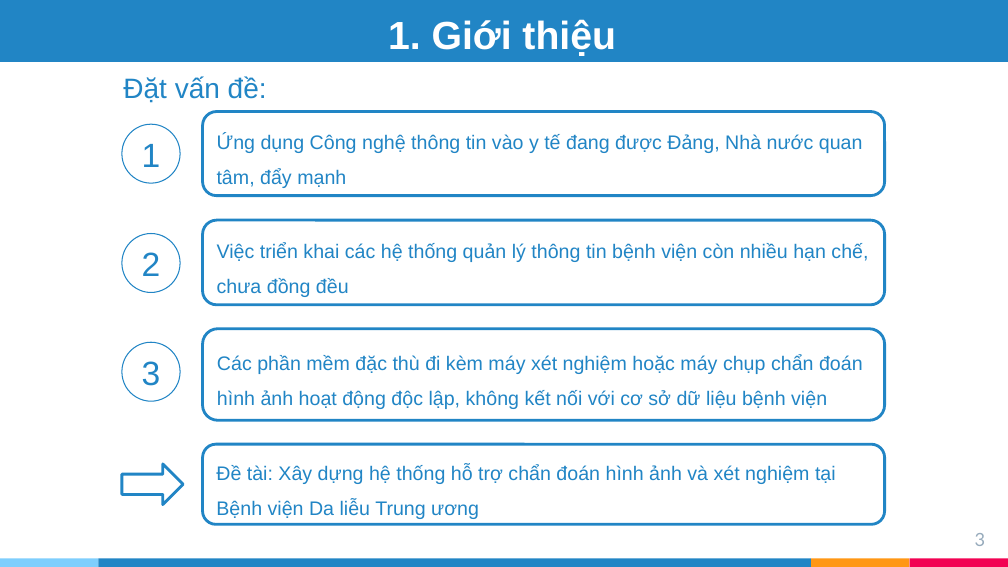
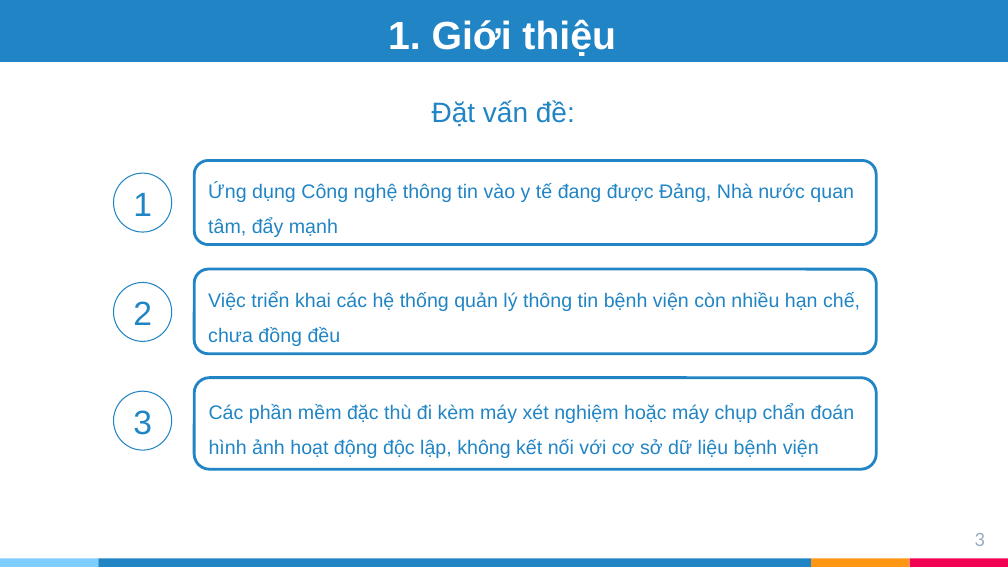
Before and after one commit to tranphuongthao2405/finalproject, a slide deck: slide 3 of report/slide ĐATN - Trần Phương Thảo - 20173383.pptx. Drawn at 1008x567 pixels with LibreOffice and Linux fonts; fonts in the diff are those of the drawing. Boxes give left, top, right and bottom in pixels: in the first picture for what was removed or moved away, otherwise in the second. Text is boxed around its words. In the diff, an @@ line names an element or a change of style, - is before the commit and + after.

```diff
--- a/report/slide ĐATN - Trần Phương Thảo - 20173383.pptx
+++ b/report/slide ĐATN - Trần Phương Thảo - 20173383.pptx
@@ text "Đặt vấn đề:": place and size @@
-text "Đặt vấn đề:" at [123, 76, 267, 103]
+text "Đặt vấn đề:" at [432, 100, 575, 127]
@@ 3 rounded rectangles, 3 ellipses: place and size @@
-3 rounded rectangles, 3 ellipses at [122, 112, 885, 420]
+3 rounded rectangles, 3 ellipses at [114, 160, 877, 470]
@@ rounded rectangle removed at [203, 445, 885, 525] @@
-Đề tài: Xây dựng hệ thống hỗ trợ chẩn đoán hình ảnh và xét nghiệm tại Bệnh viện Da liễu Trung ương
@@ right arrow removed at [122, 464, 183, 504] @@
```
Also in this commit, not shown: 9 other slides changed, 4 slides added, 2 slides removed, 1 other file.
